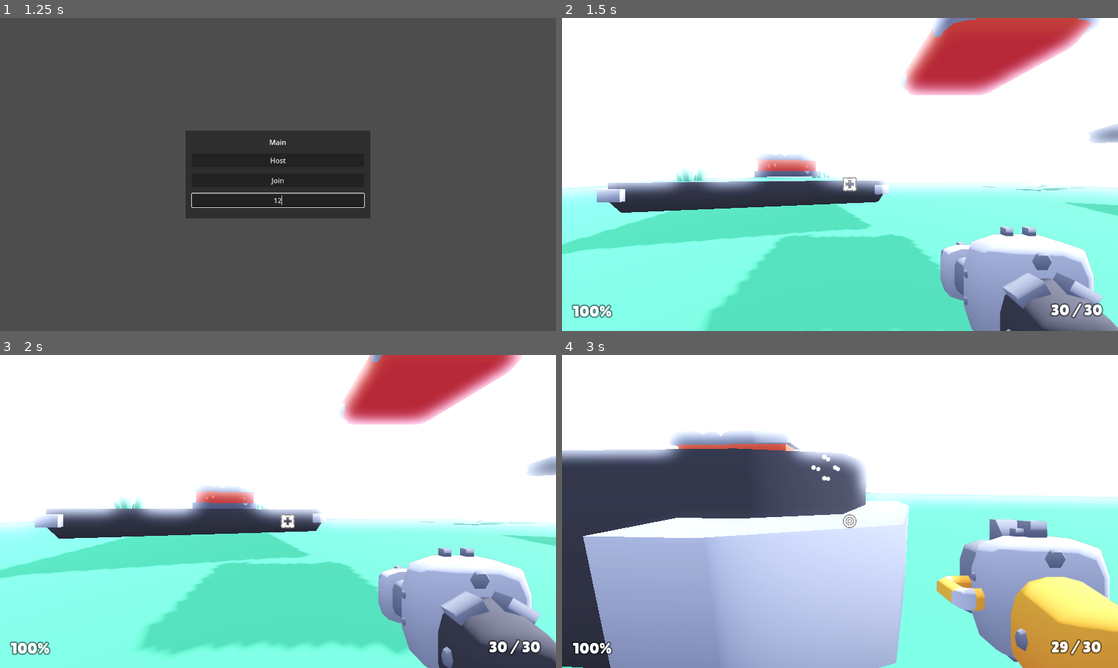
Above: before the commit, frames 1-4 (two rows, left to right).
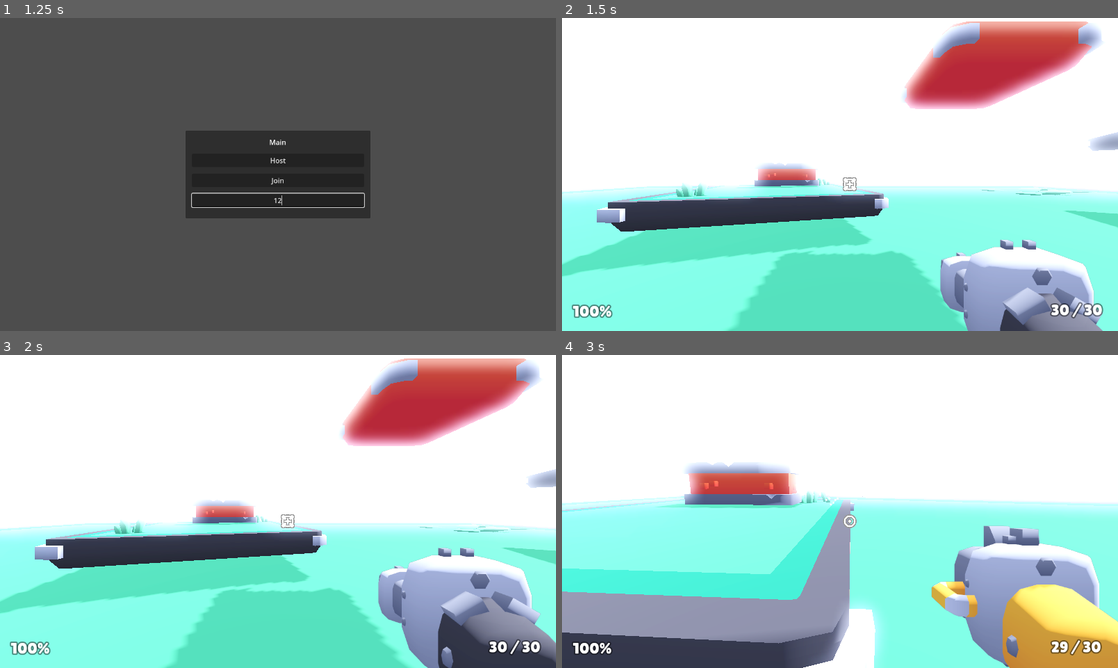
Above: after the commit, the same moments.

Repository: maidangkhanh/Blasher
Game: Godot game, scene res://scenes/main.tscn
Same seed, same stepped clock (60 frames per second), same inputs: the game is played once before the commit and once after it.
Inputs (mouse positions are in pixels of both pictures, inside the frame that each line leads up to):
- Up to frame 1 (1.25 s): click (278, 199) at 0.52 s; type "12" at 0.6 s
- Up to frame 2 (1.5 s): click "Host" at 1.25 s
- Up to frame 3 (2 s): no input
- Up to frame 4 (3 s): tap Enter at 2 s; move the mouse to (867, 511) at 2.02 s; hold W (move_forward) from 2.03 s (still down); tap E (weapon_toggle) at 2.1 s; tap Space (jump) at 2.27 s; move the mouse to (812, 511) at 2.77 s; click (812, 511) at 2.85 s

Frame 1 is identical in both runs. In frame 2, 24% of the frame differs, in the area x 0-100%, y 0-100%; in frame 3, 28%; in frame 4, 48%, in the area x 0-100%, y 24-100%.

Commit message:
Show other players' weapon

Diff:
--- a/Starter-Kit-FPS-44334edba0bd0d6efa00fbe5c6fe5b5813655302/objects/player.gd
+++ b/Starter-Kit-FPS-44334edba0bd0d6efa00fbe5c6fe5b5813655302/objects/player.gd
@@ -1,4 +1,6 @@
 extends CharacterBody3D
+
+class_name Player
 
 @export_subgroup("Properties")
 @export var movement_speed = 5
@@ -7,8 +9,8 @@
 @export_subgroup("Weapons")
 @export var weapons: Array[Weapon] = []
 
+@export var weapon_index := 0
 var weapon: Weapon
-var weapon_index := 0
 
 var mouse_sensitivity = 700
 var mouse_captured := true
@@ -44,7 +46,7 @@
 @onready var sound_footsteps = $SoundFootsteps
 @onready var blaster_cooldown = $Cooldown
 @onready var reload_timer = $"Reload Timer"
-@onready var tps_graphic = $"Head/Camera/TPSGraphic"
+@onready var visual = $Head/Camera/Visual
 
 @export var crosshair:TextureRect
 
@@ -62,6 +64,7 @@
 	health_updated.emit()
 	crosshair = get_tree().root.get_node("Main/CanvasLayer/HUD/Crosshair")
 	initiate_change_weapon(weapon_index)
+	change_weapon_visual.rpc(weapon_index)
 
 func _physics_process(delta):
 	if not is_multiplayer_authority(): return
@@ -232,7 +235,7 @@
 
 			# Hitting an enemy
 			if collider.has_method("damage"):
-				collider.damage(weapon.damage)
+				collider.damage.rpc(weapon.damage)
 
 			# Creating an impact animation
 			var impact = preload("res://objects/impact.tscn")
@@ -254,6 +257,8 @@
 		initiate_change_weapon(weapon_index)
 
 		Audio.play("sounds/weapon_change.ogg")
+
+		change_weapon_visual.rpc(weapon_index)
 
 # Reload weapon
 func action_reload():
@@ -269,7 +274,8 @@
 	tween = get_tree().create_tween()
 	tween.set_ease(Tween.EASE_OUT_IN)
 	tween.tween_property(container, "position", container_offset - Vector3(0, 1, 0), 0.1)
-	tween.tween_callback(change_weapon) # Changes the model
+	tween.tween_callback(change_weapon)# Changes the model
+
 
 # Switches the weapon model (off-screen)
 func change_weapon():
@@ -305,8 +311,11 @@
 	health -= amount
 	health_updated.emit(health) # Update health on HUD
 
-	# if health < 0:
-	# 	reset_scence() # Reset when out of health
+	# Respawn
+	if health <= 0:
+		health = 100
+		health_updated.emit(health)
+		position = Vector3.ZERO # Reset when out of health
 
 # HUD ammo update
 func ammo_update():
@@ -322,6 +331,7 @@
 	ammo_update()
 	reloading_finish.emit()
 
+
 func interupt_reload():
 	reload_timer.stop()
 	reload_interupt.emit()
@@ -331,11 +341,15 @@
 		_weapon.current_ammo = _weapon.max_ammo
 	get_tree().reload_current_scene()
 
-@rpc("call_remote")
-func handle_tps_graphic():
-	for n in tps_graphic.get_children():
-		tps_graphic.remove_child(n)
-
-	var weapon_model = weapon.model.instantiate()
-	tps_graphic.add_child(weapon_model)
+@rpc("any_peer", "call_local")
+func change_weapon_visual(index):
+	for n in visual.get_children():
+		visual.remove_child(n)
+
+	var weapon_model = weapons[index].model.instantiate()
+	visual.add_child(weapon_model)
+
 	weapon_model.rotation = camera.rotation
+
+func show_weapon_visual():
+	visual.show()
--- a/Starter-Kit-FPS-44334edba0bd0d6efa00fbe5c6fe5b5813655302/objects/player.tscn
+++ b/Starter-Kit-FPS-44334edba0bd0d6efa00fbe5c6fe5b5813655302/objects/player.tscn
@@ -10,8 +10,6 @@
 [sub_resource type="CapsuleMesh" id="CapsuleMesh_3aoqg"]
 
 [sub_resource type="CapsuleShape3D" id="CapsuleShape3D_gdq8c"]
-radius = 0.3
-height = 1.0
 
 [sub_resource type="SceneReplicationConfig" id="SceneReplicationConfig_3ocir"]
 properties/0/path = NodePath(".:rotation")
@@ -26,6 +24,10 @@
 properties/2/spawn = true
 properties/2/sync = true
 properties/2/watch = false
+properties/3/path = NodePath(".:weapon_index")
+properties/3/spawn = true
+properties/3/sync = true
+properties/3/watch = false
 
 [node name="Player" type="CharacterBody3D"]
 transform = Transform3D(1, 0, 0, 0, 1, 0, 0, 0, 1, 0, 0.5, 0)
@@ -84,7 +86,9 @@
 collision_mask = 3
 collide_with_areas = true
 
-[node name="TPSGraphic" type="Node3D" parent="Head/Camera"]
+[node name="Visual" type="Node3D" parent="Head/Camera"]
+transform = Transform3D(0.3, 0, 0, 0, 0.3, 0, 0, 0, -0.3, 0.5, -0.3, -0.727)
+visible = false
 
 [node name="Shadow" type="Decal" parent="."]
 transform = Transform3D(1, 0, 0, 0, 1, 0, 0, 0, 1, 0, -0.9, 0)
--- a/Starter-Kit-FPS-44334edba0bd0d6efa00fbe5c6fe5b5813655302/scenes/main.gd
+++ b/Starter-Kit-FPS-44334edba0bd0d6efa00fbe5c6fe5b5813655302/scenes/main.gd
@@ -37,6 +37,10 @@
 	if player.is_multiplayer_authority():
 		connect_signals(player)
 
+	for n in players.get_children():
+		if not n.is_multiplayer_authority():
+			n.show_weapon_visual()
+
 func remove_player(peer_id):
 	var player = get_node_or_null(str(peer_id))
 	if player:
@@ -60,11 +64,16 @@
 
 
 func _on_multiplayer_spawner_spawned(node):
+	for n in players.get_children():
+		if not n.is_multiplayer_authority():
+			n.change_weapon_visual.rpc(n.weapon_index)
+			n.show_weapon_visual()
+
 	if node.is_multiplayer_authority():
 		connect_signals(node)
 
 
-func connect_signals(node):
+func connect_signals(node:Player):
 		node.ammo_updated.connect(hud._on_player_ammo_updated)
 		node.reloading_start.connect(hud._on_player_reloading_start)
 		node.reloading_finish.connect(hud._on_player_reloading_finish)
--- a/Starter-Kit-FPS-44334edba0bd0d6efa00fbe5c6fe5b5813655302/scenes/main.tscn
+++ b/Starter-Kit-FPS-44334edba0bd0d6efa00fbe5c6fe5b5813655302/scenes/main.tscn
@@ -102,6 +102,7 @@
 vertical_alignment = 2
 
 [node name="Crosshair" type="TextureRect" parent="CanvasLayer/HUD"]
+layout_mode = 0
 offset_left = 640.0
 offset_top = 360.0
 offset_right = 640.0
--- a/Starter-Kit-FPS-44334edba0bd0d6efa00fbe5c6fe5b5813655302/scripts/hud.gd
+++ b/Starter-Kit-FPS-44334edba0bd0d6efa00fbe5c6fe5b5813655302/scripts/hud.gd
@@ -33,5 +33,4 @@
 
 
 func _on_player_health_updated(health_value):
-	print("health")
 	health.text = str(health_value) + "%"
